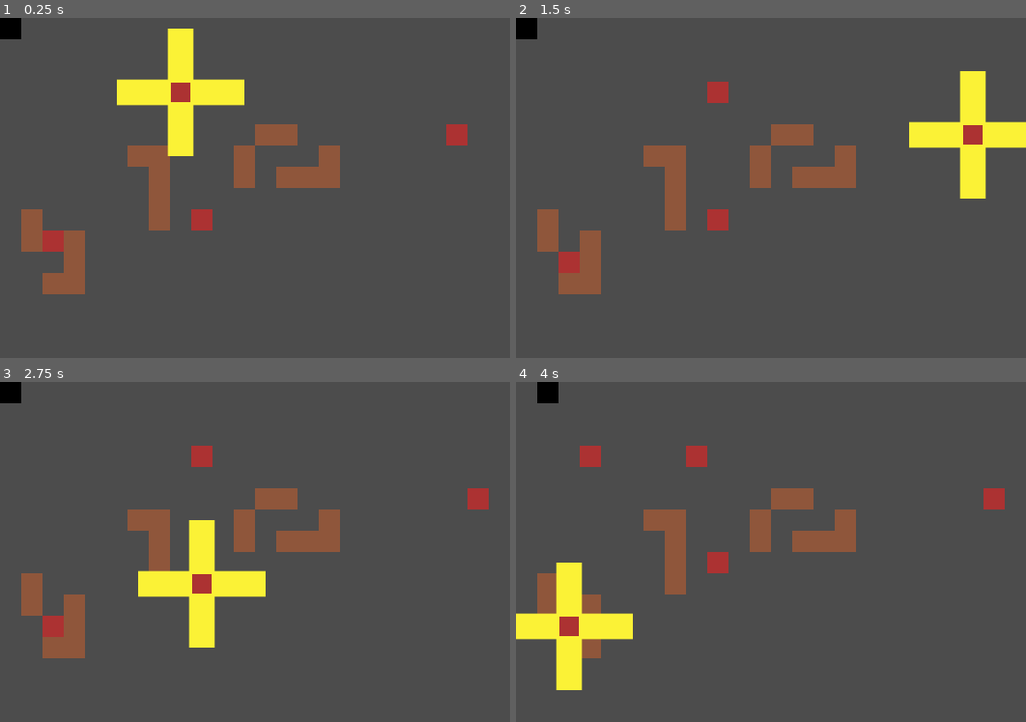
Above: before the commit, frames 1-4 (two rows, left to right).
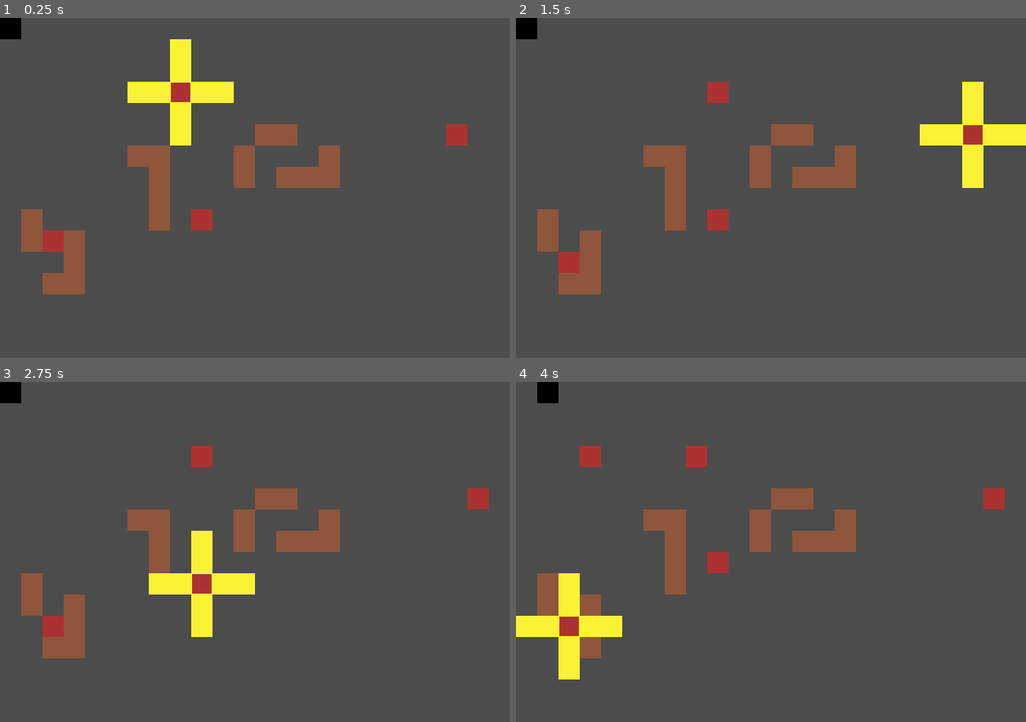
Above: after the commit, the same moments.

Repository: Leirda01/gmtk-2020-leirda-diana
Game: Godot game, scene res://scenes/Main.tscn
Same seed, same stepped clock (60 frames per second), same inputs: the game is played once before the commit and once after it.
Inputs:
- Up to frame 1 (0.25 s): no input
- Up to frame 2 (1.5 s): tap Enter at 0.5 s; hold Right (ui_right) 0.53-1.28 s; tap Space at 1.25 s; hold Down (ui_down) from 1.28 s (still down)
- Up to frame 3 (2.75 s): tap Enter at 2 s; release Down (ui_down) at 2.03 s; hold Right (ui_right) from 2.03 s (still down)
- Up to frame 4 (4 s): tap Space at 2.75 s; release Right (ui_right) at 2.78 s; hold Up (ui_up) 2.78-3.53 s; tap Enter at 3.5 s; hold Left (ui_left) from 3.53 s (still down)

The runs differ from the first frame. In frame 1, 1.2% of the frame differs, in the area x 22-48%, y 3-41%; in frame 2, 1.0%; in frame 3, 1.2%; in frame 4, 1.0%.

Commit message:
Poorly detect collision with player and entities…

Diff:
--- a/scenes/Enemy.tscn
+++ b/scenes/Enemy.tscn
@@ -18,7 +18,6 @@
 
 [node name="Sprite" type="Sprite" parent="Range"]
 position = Vector2( 12, 12 )
-scale = Vector2( 1.2, 1.2 )
 texture = ExtResource( 4 )
 
 [node name="Controller" parent="." instance=ExtResource( 2 )]
--- a/scenes/Player.tscn
+++ b/scenes/Player.tscn
@@ -1,11 +1,18 @@
-[gd_scene load_steps=4 format=2]
+[gd_scene load_steps=5 format=2]
 
 [ext_resource path="res://sprites/player.png" type="Texture" id=1]
 [ext_resource path="res://scenes/Entity.tscn" type="PackedScene" id=2]
 [ext_resource path="res://scripts/Player.gd" type="Script" id=3]
 
-[node name="Player" type="Node2D"]
+[sub_resource type="RectangleShape2D" id=1]
+extents = Vector2( 12, 12 )
+
+[node name="Player" type="Area2D"]
 script = ExtResource( 3 )
+
+[node name="CollisionShape2D" type="CollisionShape2D" parent="."]
+position = Vector2( 12, 12 )
+shape = SubResource( 1 )
 
 [node name="Controller" parent="." instance=ExtResource( 2 )]
 speed = 3
--- a/scripts/Enemy.gd
+++ b/scripts/Enemy.gd
@@ -17,6 +17,10 @@
 	yield(get_tree(), "idle_frame")
 	var colliders = remove_item($Controller, $Range.get_overlapping_areas())
 	for collider in colliders:
+		if collider.has_method("lose"):
+			collider.lose()
+			return
+	for collider in colliders:
 		if collider.has_method("die"):
 			collider.die()
 			return
--- a/scripts/Player.gd
+++ b/scripts/Player.gd
@@ -1,4 +1,4 @@
-extends Node2D
+extends Area2D
 
 
 func random_move():
@@ -12,3 +12,6 @@
 		if $Controller.can_move(direction):
 			available_directions += [direction]
 	return available_directions
+
+func lose():
+	print("la partie est perdu!")
